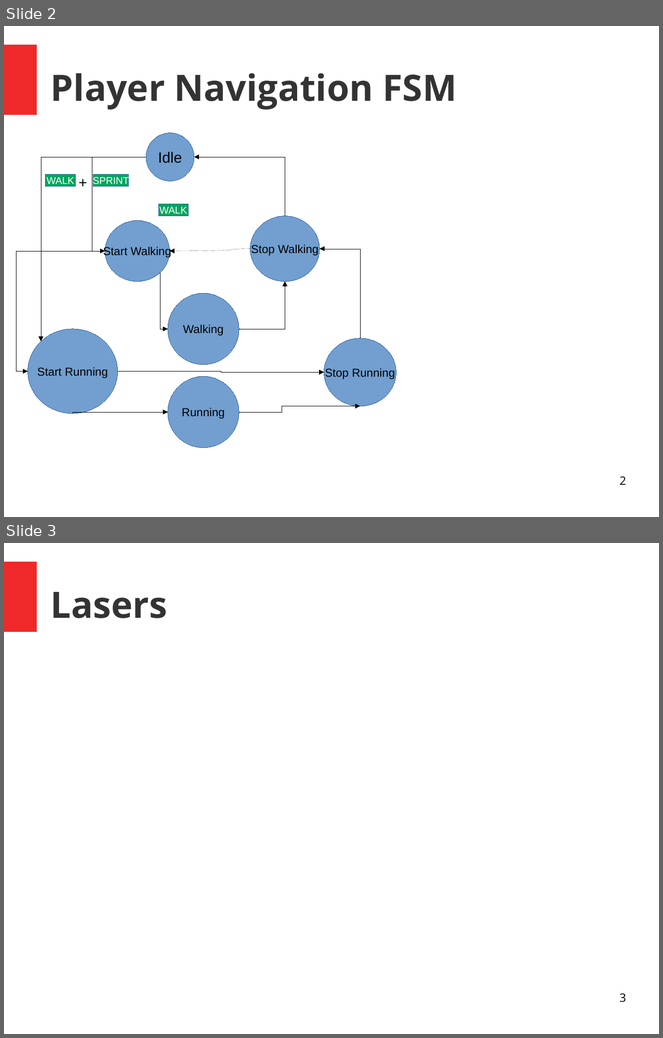
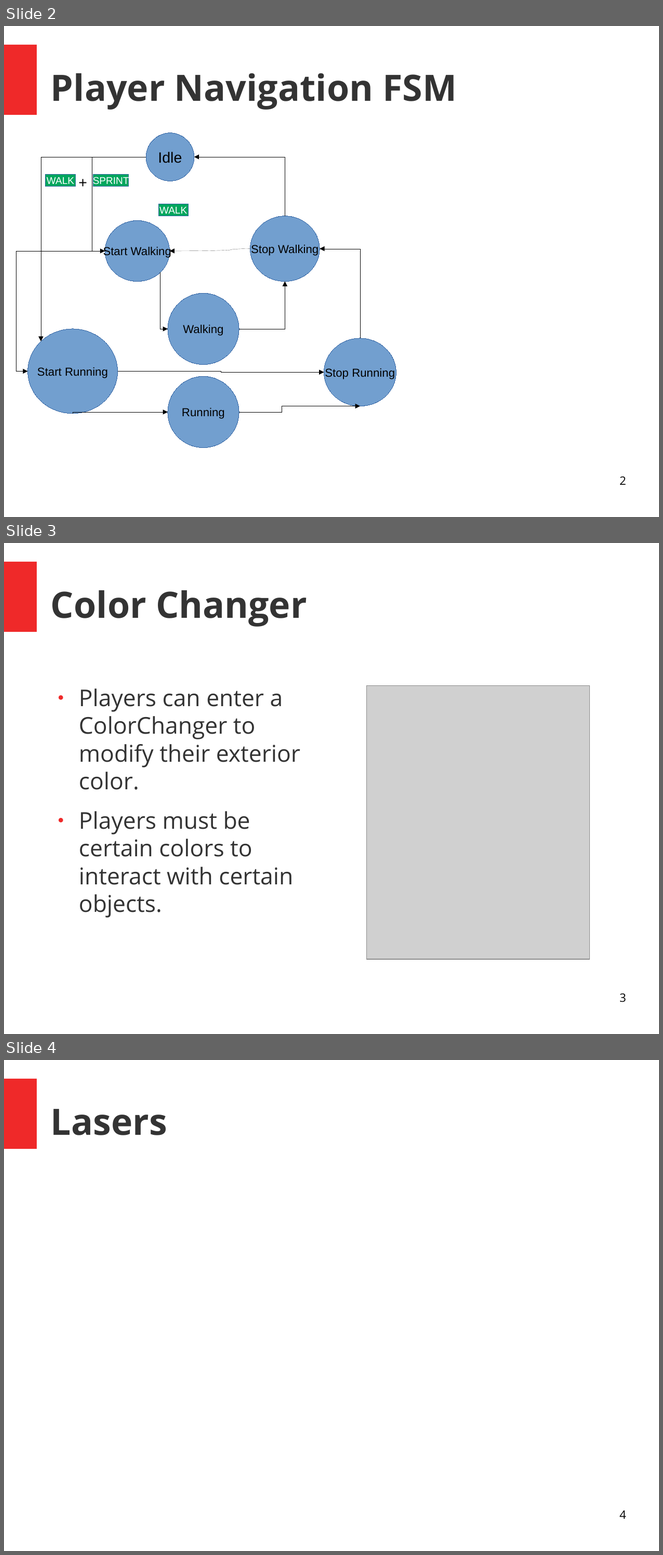
Before and after one commit to Samulus/tetromino, a slide deck: Media/design_document.odp. Shown one above the other, each under a label of ours: slides 2 and 3 before the commit, slides 2, 3 and 4 after it. The pictures are 663x1038 and 663x1555 pixels, drawn with LibreOffice and Linux fonts; fonts in the diff are those of the drawing; grey boxes stand for pictures. Boxes give left, top, right and bottom in pixels: in the first picture for what was removed or moved away, otherwise in the second. Text is boxed around its words. In the diff, an @@ line names an element or a change of style, - is before the commit and + after.

```diff
--- a/Media/design_document.odp
+++ b/Media/design_document.odp
@@ slide 3 added at (x1=4, y1=543, x2=659, y2=1034), background #FFFFFF; not listed: 1 template element that a slide beside it also shows @@
@@ title added at (x1=51, y1=590, x2=307, y2=627), 44 pt, text #333333, bold @@
+Color Changer
@@ text added at (x1=79, y1=689, x2=300, y2=918), 28 pt, text #333333 @@
+● Players can enter a ColorChanger to modify their exterior color.
+● Players must be certain colors to interact with certain objects.
@@ picture added at (x1=366, y1=685, x2=590, y2=960) @@
@@ page number added at (x1=620, y1=994, x2=626, y2=1003), 14 pt, text #000000 @@
+3
@@ what was slide 3 is now slide 4 @@
@@ page number at (x1=620, y1=1511, x2=626, y2=1519): text changed @@
-3
+4
```
Also in this commit, not shown: 1 slide removed, 24 other files.
